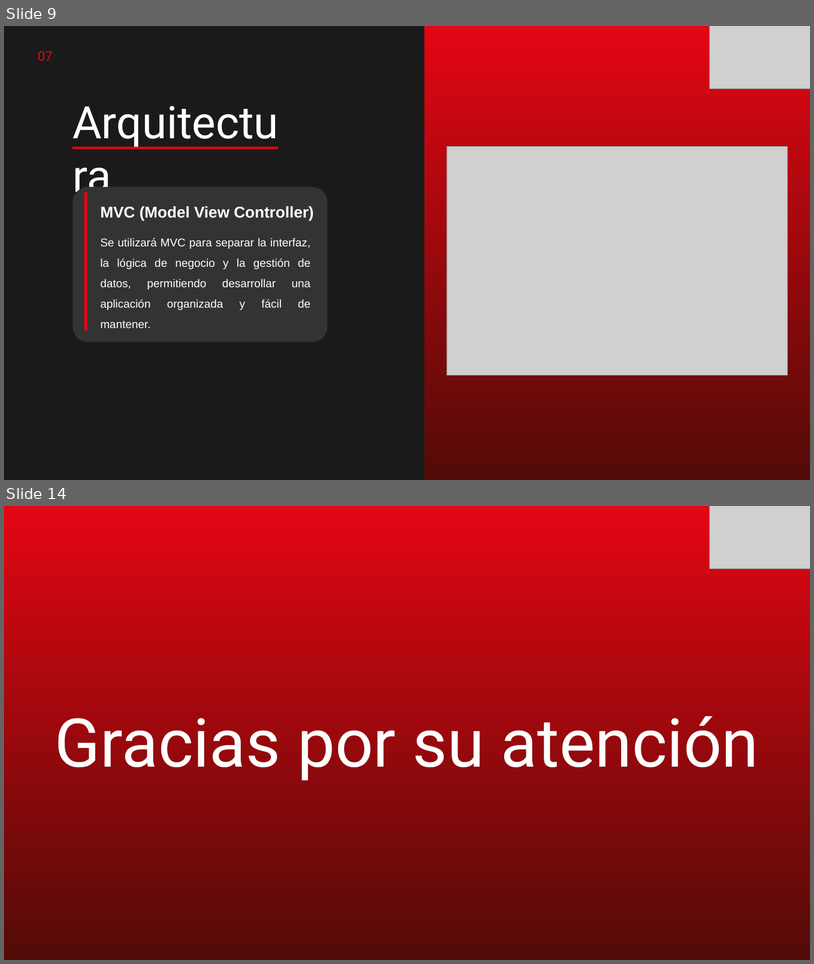
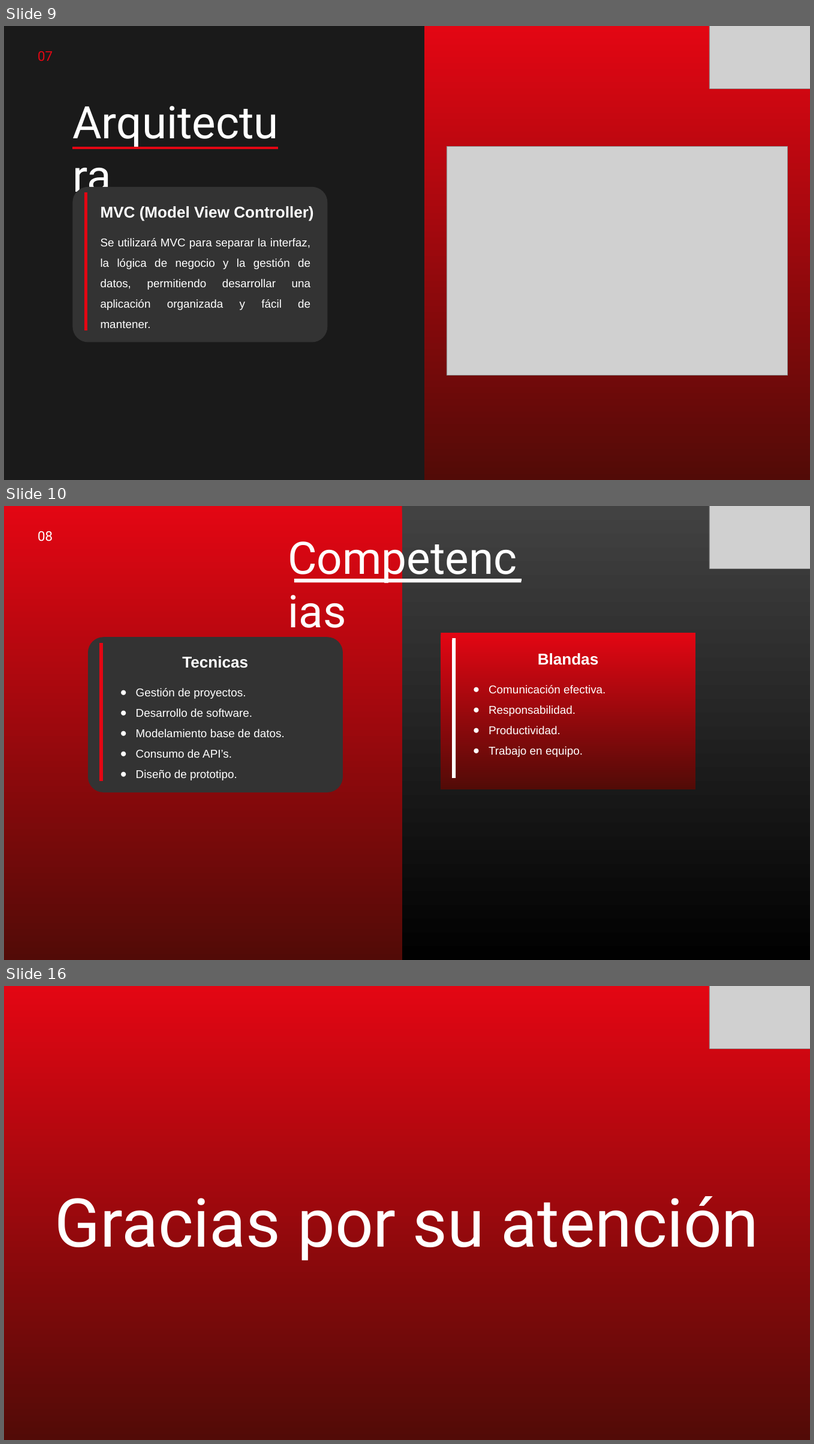
Before and after one commit to FabianMolinaa/MiniTrabajo, a slide deck: Fase 1/Evidencias Grupales/Presentación Proyecto.pptx. Shown one above the other, each under a label of ours: slides 9 and 14 before the commit, slides 9, 10 and 16 after it; the slides between them are not shown. The pictures are 814x964 and 814x1444 pixels, drawn with LibreOffice and Linux fonts; fonts in the diff are those of the drawing; grey boxes stand for pictures. Boxes give left, top, right and bottom in pixels: in the first picture for what was removed or moved away, otherwise in the second. Text is boxed around its words. In the diff, an @@ line names an element or a change of style, - is before the commit and + after.

```diff
--- a/Fase 1/Evidencias Grupales/Presentación Proyecto.pptx
+++ b/Fase 1/Evidencias Grupales/Presentación Proyecto.pptx
@@ slide 10 added at [4, 506, 810, 960], background gradient #424242 to #010101 @@
@@ freeform shape added at [4, 506, 402, 960], fill gradient #E30613 to #520B07 @@
@@ picture added at [710, 506, 810, 568] @@
@@ text added at [38, 531, 53, 541], 24 pt, text #FFFFFF @@
+08
@@ text added at [288, 529, 526, 583], 80 pt, text #FFFFFF @@
+Competencias
@@ freeform shape added at [294, 579, 522, 581], fill #FFFFFF @@
@@ rectangle added at [294, 579, 522, 582], fill #FFFFFF @@
@@ freeform shape added at [88, 637, 342, 792], fill #333333 @@
@@ freeform shape added at [99, 643, 103, 781], fill #E30613 @@
@@ freeform shape added at [441, 634, 696, 789], fill gradient #E30613 to #520B07 @@
@@ rectangle added at [441, 632, 696, 789], fill gradient #E30613 to #520B07 @@
@@ freeform shape added at [452, 640, 456, 778], fill #FFFFFF @@
@@ rectangle added at [452, 638, 456, 777], fill #FFFFFF @@
@@ text added at [182, 656, 248, 668], 28 pt, text #FFFFFF, bold @@
+Tecnicas
@@ text added at [538, 653, 599, 665], 28 pt, text #FFFFFF, bold @@
+Blandas
@@ text added at [489, 685, 606, 757], 20.2 pt, text #FFFFFF @@
+● Comunicación efectiva.
+● Responsabilidad.
+● Productividad.
+● Trabajo en equipo.
@@ text added at [136, 688, 284, 780], 20.2 pt, text #FFFFFF @@
+● Gestión de proyectos.
+● Desarrollo de software.
+● Modelamiento base de datos.
+● Consumo de API’s.
+● Diseño de prototipo.
@@ what was slide 14 is now slide 16 @@
```
Also in this commit, not shown: 5 slides changed, 1 other slide added.
